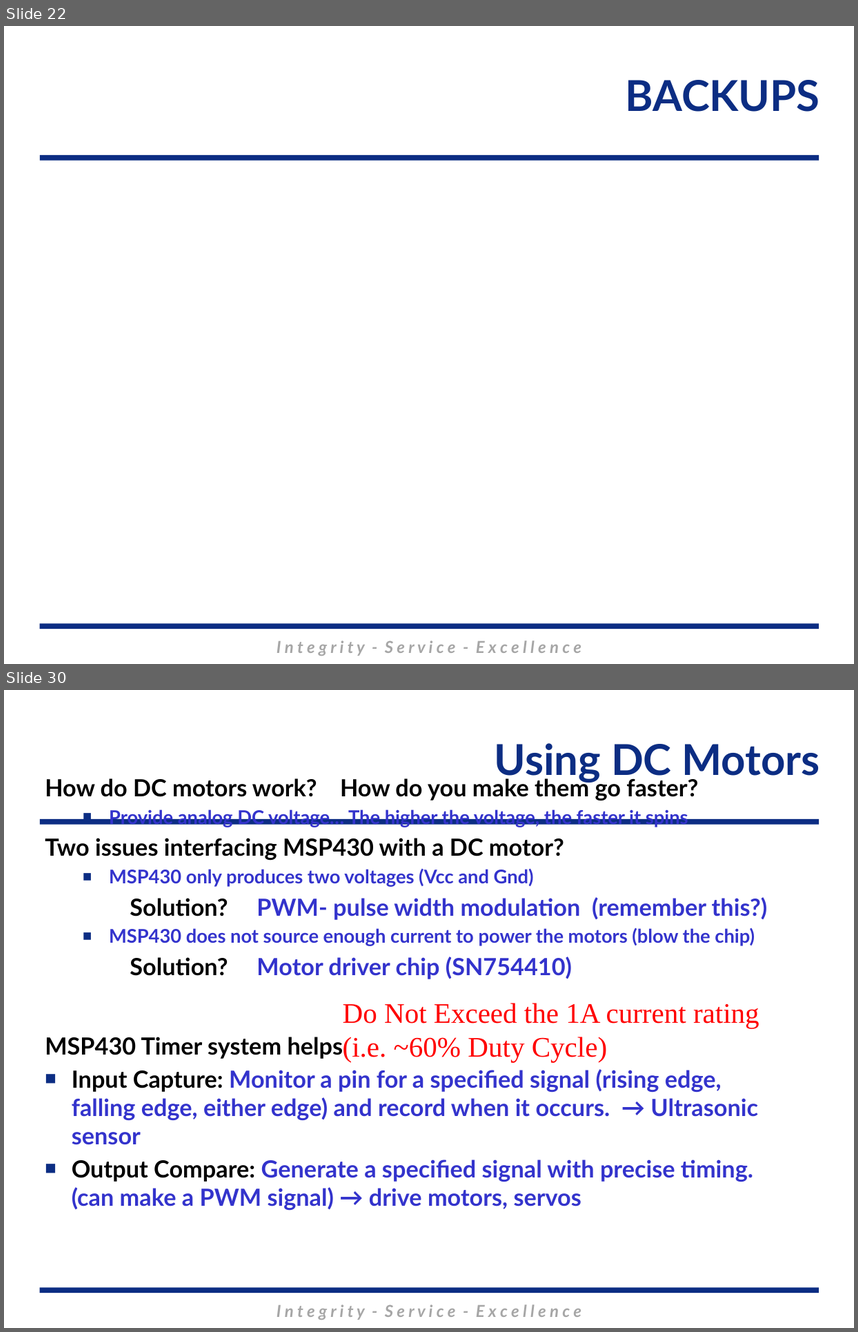
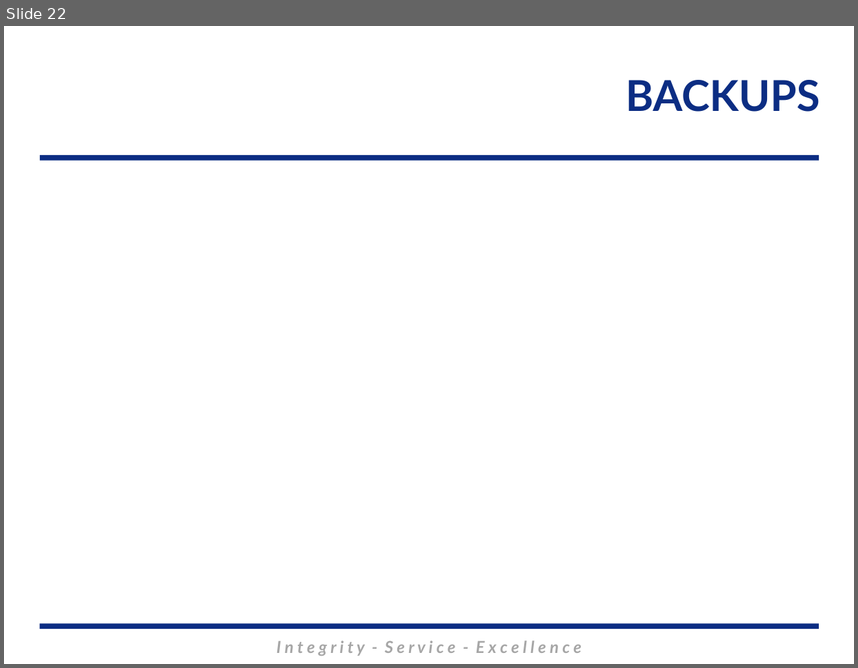
Before and after one commit to MarsUniversity/ECE382, a slide deck: source/lessons/lsn31/Lsn30.pptx. Shown one above the other, each under a label of ours: slides 22 and 30 before the commit, slide 22 after it; the slides between them are not shown. The pictures are 858x1332 and 858x668 pixels, drawn with LibreOffice and Linux fonts; fonts in the diff are those of the drawing; background and template pictures are left out. Boxes give left, top, right and bottom in pixels: in the first picture for what was removed or moved away, otherwise in the second. Text is boxed around its words. In the diff, an @@ line names an element or a change of style, - is before the commit and + after.

```diff
--- a/source/lessons/lsn31/Lsn30.pptx
+++ b/source/lessons/lsn31/Lsn30.pptx
@@ slide 30 removed at bbox=[4, 690, 854, 1328], background #FFFFFF; not listed: 3 template elements that a slide beside it also shows @@
@@ title removed at bbox=[495, 743, 820, 782] @@
-Using DC Motors
@@ text removed at bbox=[45, 776, 767, 1210] @@
-How do DC motors work? How do you make them go faster?
-  ■ Provide analog DC voltage… The higher the voltage, the faster it spins
-Two issues interfacing MSP430 with a DC motor?
-  ■ MSP430 only produces two voltages (Vcc and Gnd)
-Solution? PWM- pulse width modulation (remember this?)
-  ■ MSP430 does not source enough current to power the motors (blow the chip)
-Solution? Motor driver chip (SN754410)
-MSP430 Timer system helps
-■ Input Capture: Monitor a pin for a specified signal (rising edge, falling edge, either edge) and record when it occurs. → Ultrasonic sensor
-■ Output Compare: Generate a specified signal with precise timing. (can make a PWM signal) → drive motors, servos
@@ text removed at bbox=[343, 1003, 760, 1062] @@
-Do Not Exceed the 1A current rating (i.e. ~60% Duty Cycle)
```
Also in this commit, not shown: 7 other slides removed, 18 other files.
